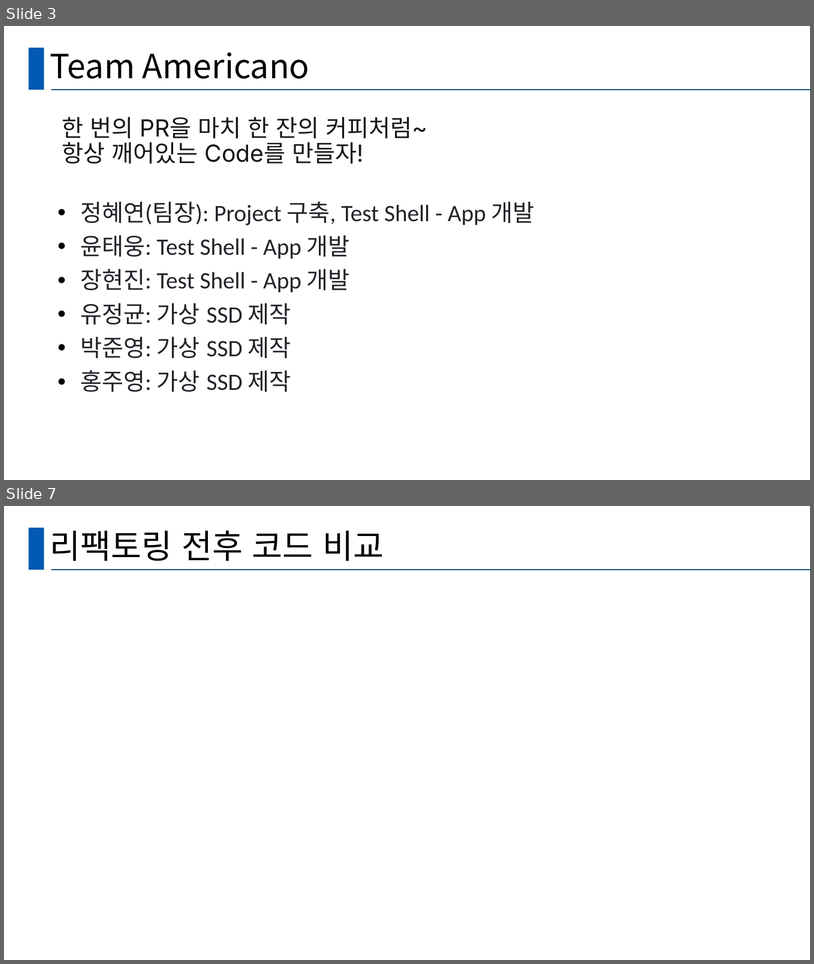
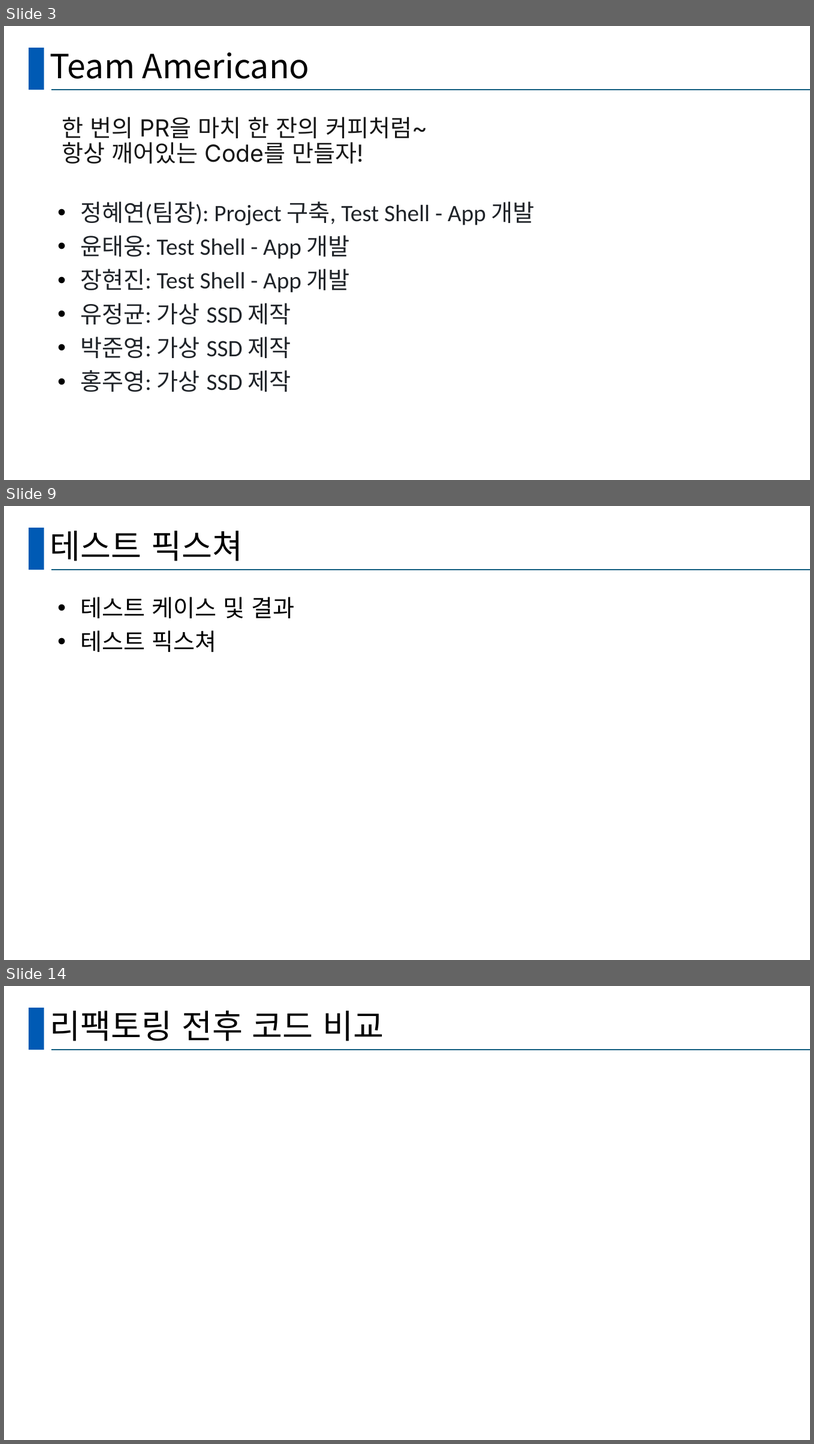
Before and after one commit to hy-ra-na/presentation_Americano, a slide deck: 발표양식.pptx. Shown one above the other, each under a label of ours: slides 3 and 7 before the commit, slides 3, 9 and 14 after it; the slides between them are not shown. The pictures are 814x964 and 814x1444 pixels, drawn with LibreOffice and Linux fonts; fonts in the diff are those of the drawing. Boxes give left, top, right and bottom in pixels: in the first picture for what was removed or moved away, otherwise in the second. Text is boxed around its words. In the diff, an @@ line names an element or a change of style, - is before the commit and + after.

```diff
--- a/발표양식.pptx
+++ b/발표양식.pptx
@@ slide 9 added at box(4, 506, 810, 960), background #FFFFFF; not listed: 2 template elements that a slide beside it also shows @@
@@ title added at box(50, 531, 243, 561), 39.6 pt, text #000000 @@
+테스트 픽스쳐
@@ text added at box(80, 597, 294, 652), 28 pt, text #000000 @@
+• 테스트 케이스 및 결과
+• 테스트 픽스쳐
@@ what was slide 7 is now slide 14 @@
```
Also in this commit, not shown: 4 slides changed, 8 other slides added, 1 slide removed.
